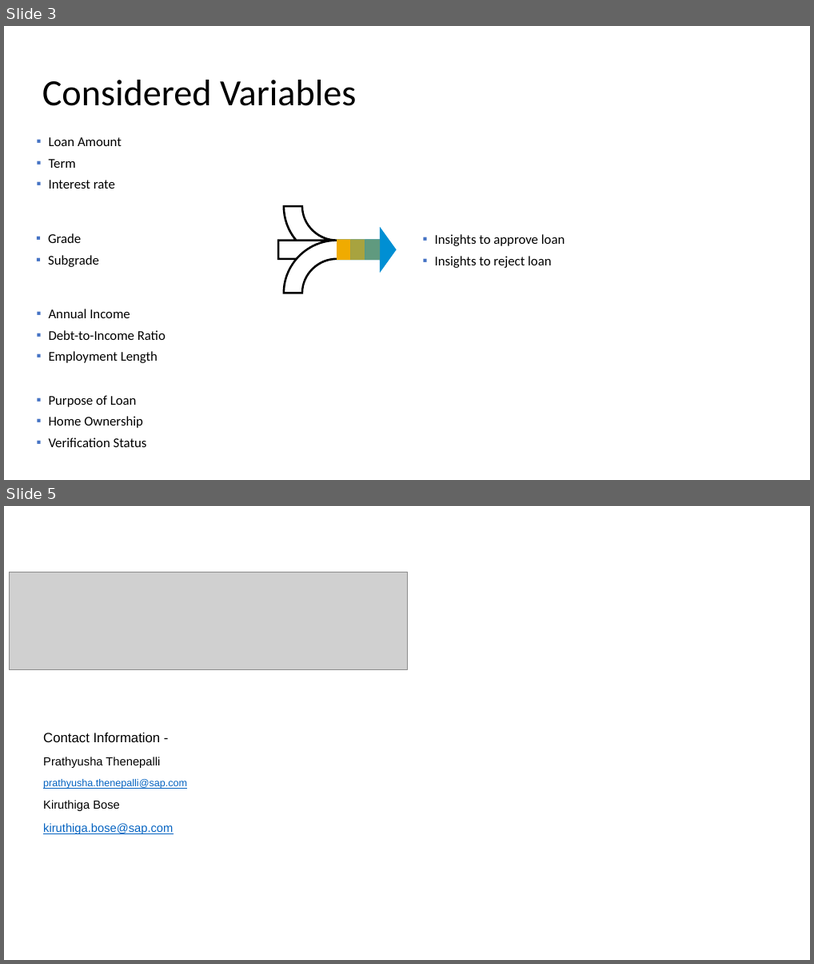
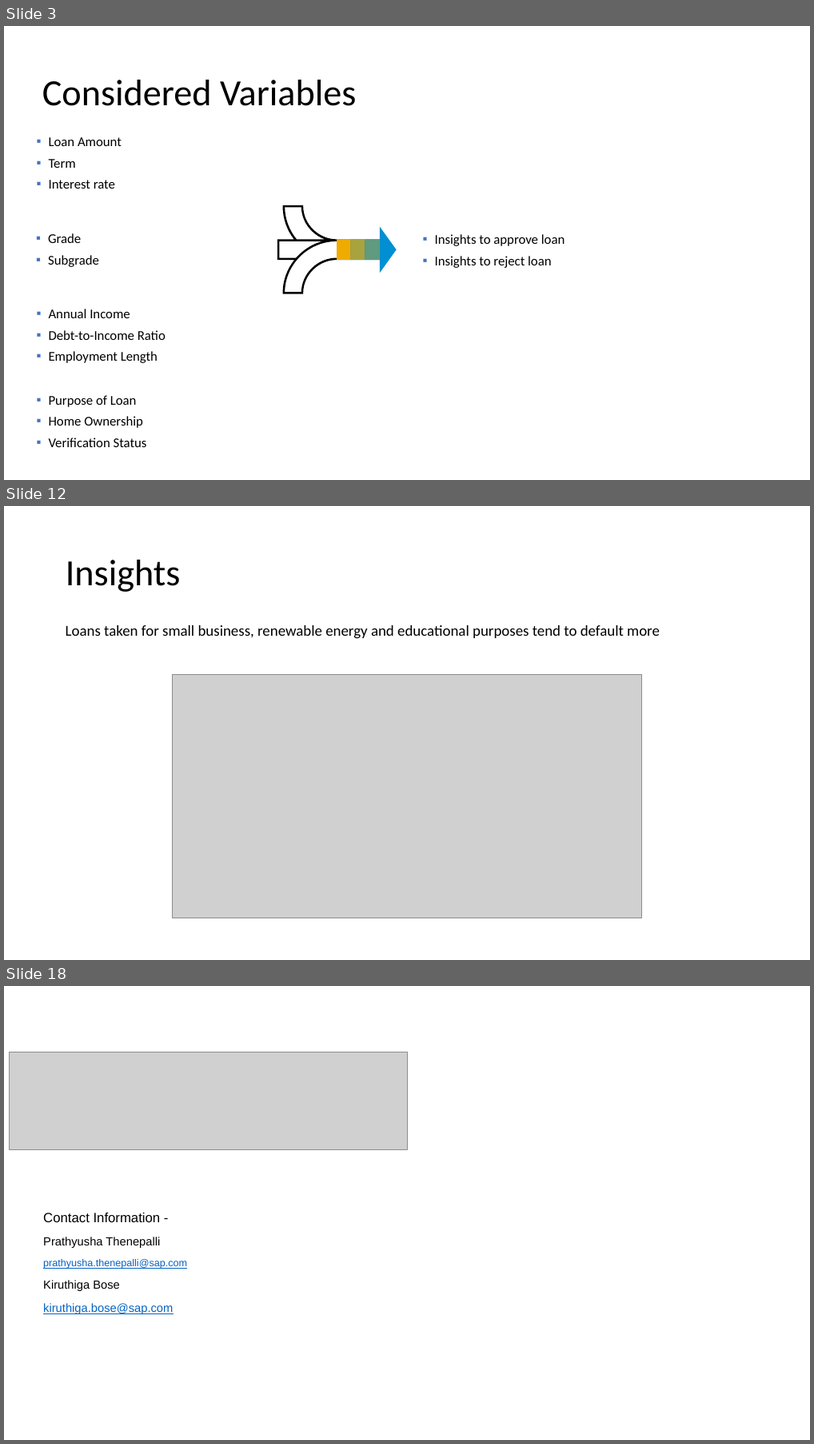
Before and after one commit to KBinSAP/LendingClub, a slide deck: Lending_Club_Case_Study.pptx. Shown one above the other, each under a label of ours: slides 3 and 5 before the commit, slides 3, 12 and 18 after it; the slides between them are not shown. The pictures are 814x964 and 814x1444 pixels, drawn with LibreOffice and Linux fonts; fonts in the diff are those of the drawing; grey boxes stand for pictures; background and template pictures are left out. Boxes give left, top, right and bottom in pixels: in the first picture for what was removed or moved away, otherwise in the second. Text is boxed around its words. In the diff, an @@ line names an element or a change of style, - is before the commit and + after.

```diff
--- a/Lending_Club_Case_Study.pptx
+++ b/Lending_Club_Case_Study.pptx
@@ slide 12 added at [4, 506, 810, 960], background #FFFFFF @@
@@ title added at [66, 560, 181, 592], 44 pt, text #000000 @@
+Insights
@@ text added at [66, 625, 660, 639], 18 pt, text #000000 @@
+Loans taken for small business, renewable energy and educational purposes tend to default more
@@ picture added at [172, 674, 643, 917] @@
@@ what was slide 5 is now slide 18 @@
```
Also in this commit, not shown: 1 slide changed, 12 other slides added.
